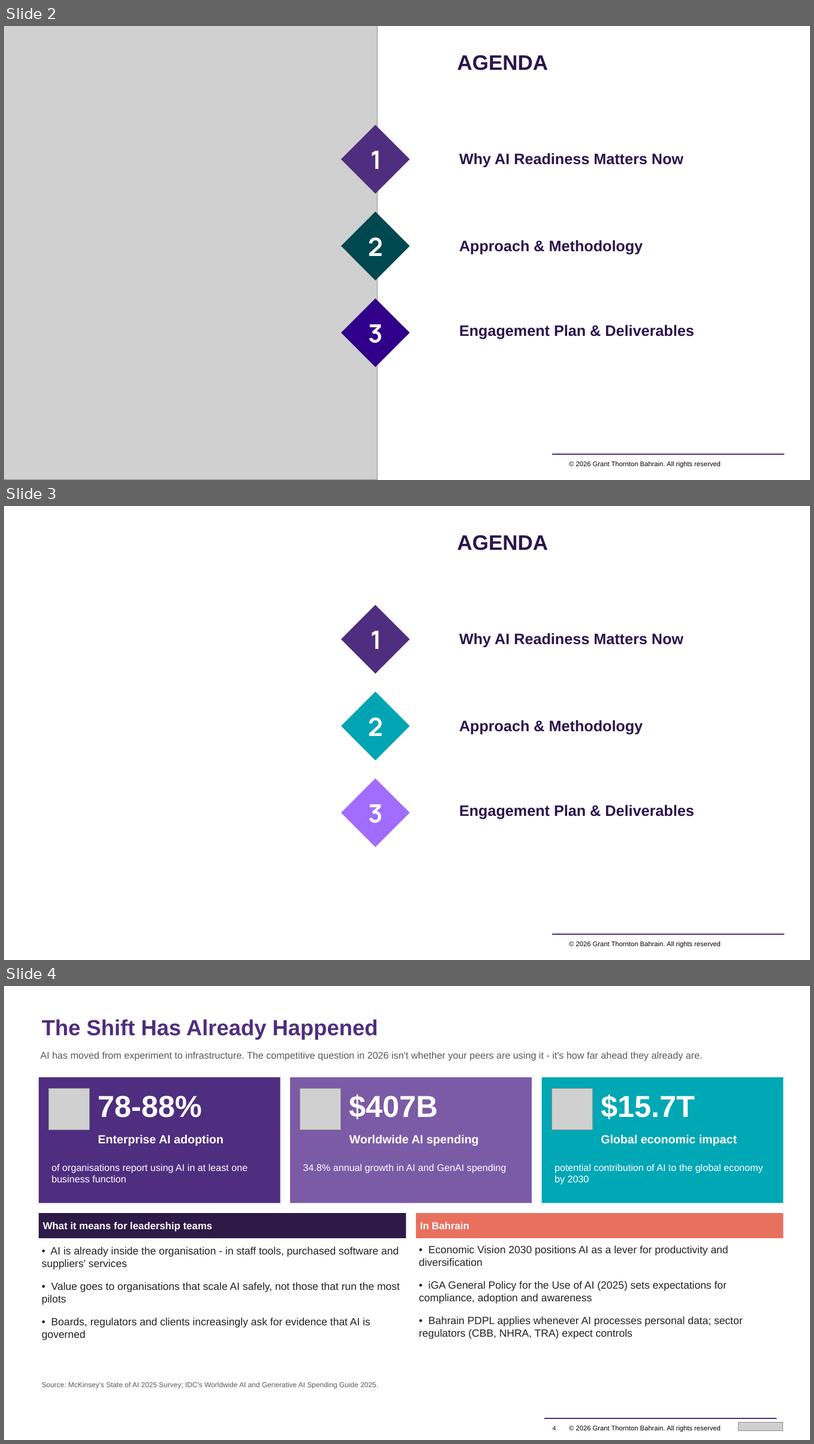
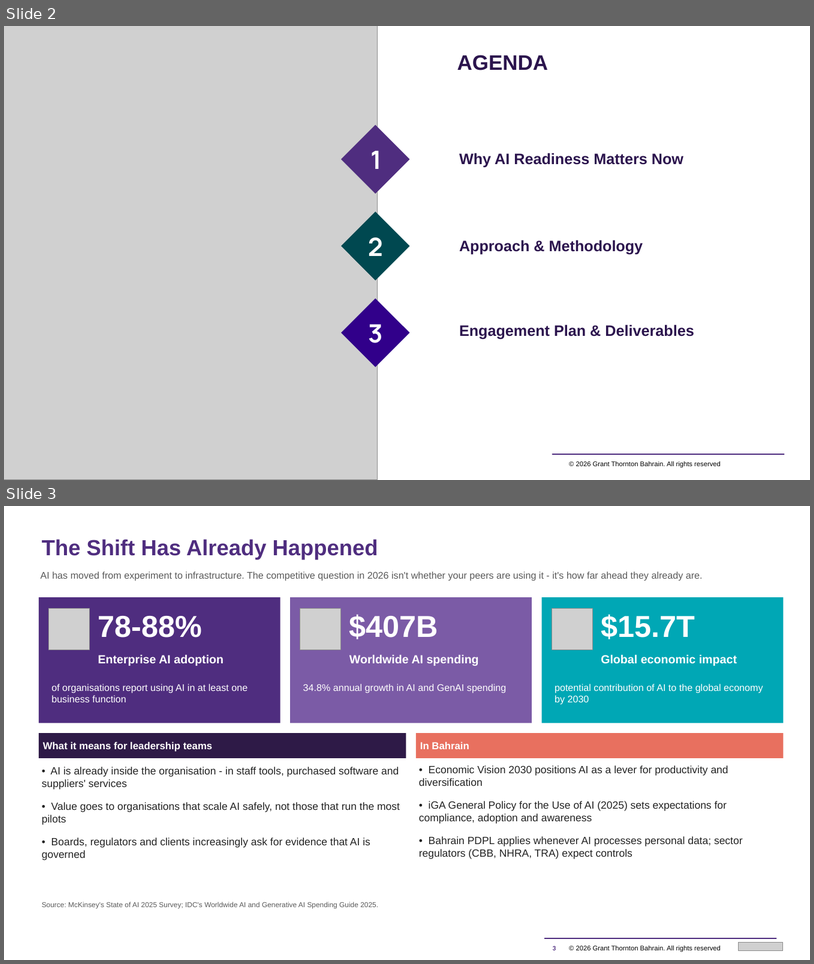
Before and after one commit to mahekdevangtrivedi-wq/GT-AI-Service-Line, a slide deck: 01_AI_Governance_Risk_Compliance/1.3_AI_Readiness_Assessment_Tool/GT_AI_Readiness_Assessment_Proposal.pptx. Shown one above the other, each under a label of ours: slides 2, 3 and 4 before the commit, slides 2 and 3 after it. The pictures are 814x1444 and 814x964 pixels, drawn with LibreOffice and Linux fonts; fonts in the diff are those of the drawing; grey boxes stand for pictures; background and template pictures are left out. Boxes give left, top, right and bottom in pixels: in the first picture for what was removed or moved away, otherwise in the second. Text is boxed around its words. In the diff, an @@ line names an element or a change of style, - is before the commit and + after.

```diff
--- a/01_AI_Governance_Risk_Compliance/1.3_AI_Readiness_Assessment_Tool/GT_AI_Readiness_Assessment_Proposal.pptx
+++ b/01_AI_Governance_Risk_Compliance/1.3_AI_Readiness_Assessment_Tool/GT_AI_Readiness_Assessment_Proposal.pptx
@@ slide 3 removed at <box>4,506,810,960</box>, background #FFFFFF; not listed: 2 template elements that a slide beside it also shows @@
@@ text removed at <box>458,535,548,550</box> @@
-AGENDA
@@ diamond removed at <box>342,604,411,673</box> @@
@@ text removed at <box>371,630,381,649</box> @@
-1
@@ text removed at <box>459,633,684,648</box> @@
-Why AI Readiness Matters Now
@@ diamond removed at <box>342,692,411,760</box> @@
@@ text removed at <box>368,717,383,736</box> @@
-2
@@ text removed at <box>459,720,644,735</box> @@
-Approach & Methodology
@@ diamond removed at <box>342,778,411,847</box> @@
@@ text removed at <box>368,804,383,823</box> @@
-3
@@ text removed at <box>459,804,694,819</box> @@
-Engagement Plan & Deliverables
@@ what was slide 4 is now slide 3 @@
@@ page number at <box>553,945,557,950</box>: text changed @@
-4
+3
```
Also in this commit, not shown: 15 slides changed, 2 slides added, 1 other slide removed, 33 other files.
